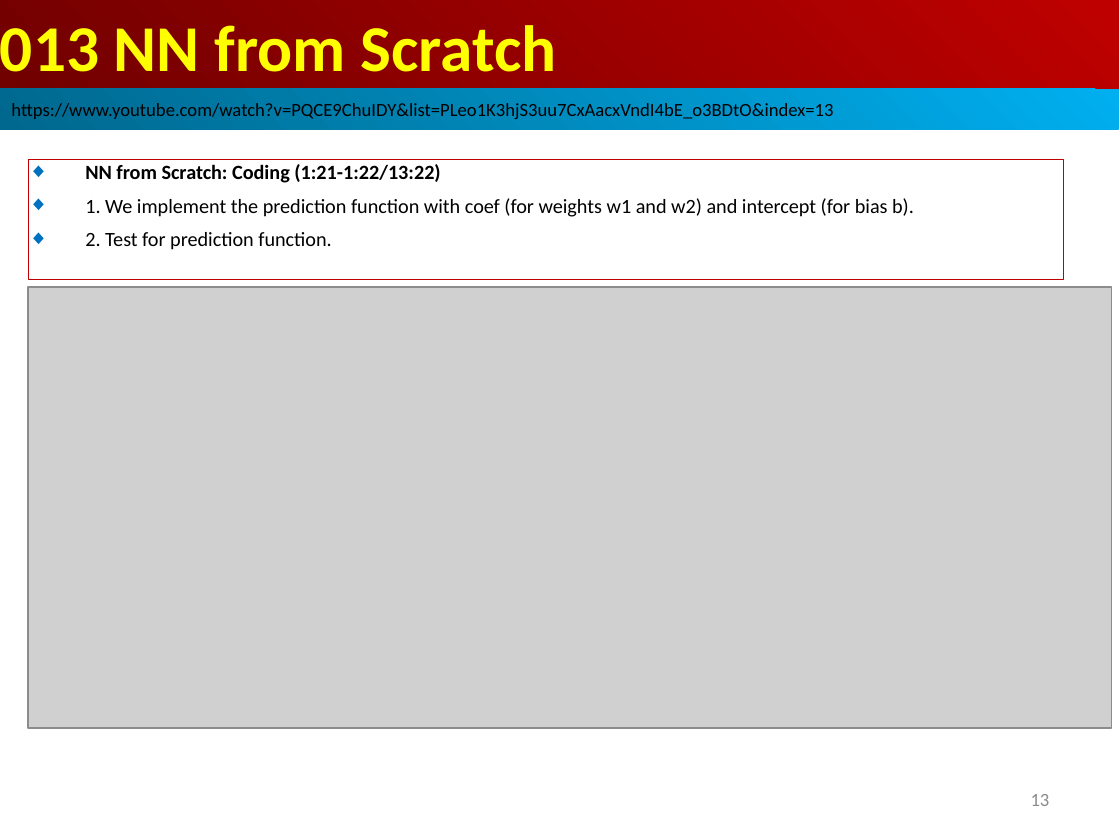
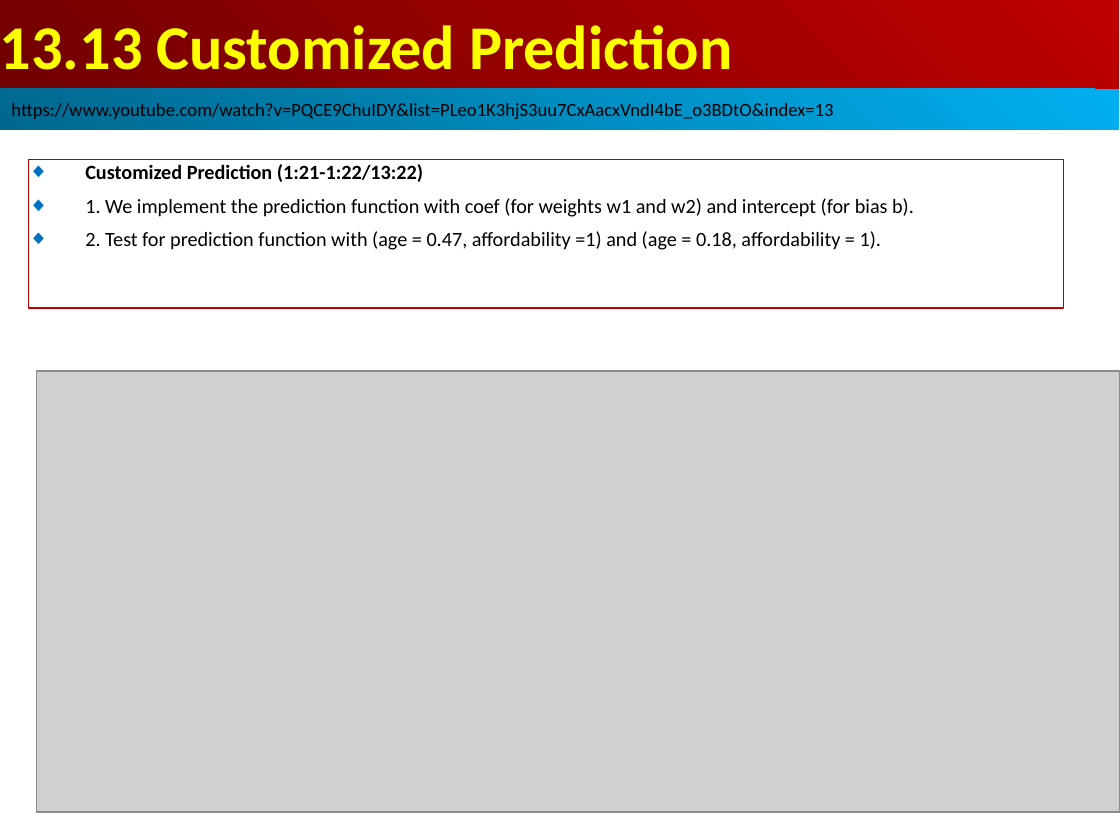
Before and after one commit to peterhchen/AIU_CS512_DL, a slide deck: slide 30 of 000_Lecture_Project/week04/01_Lecture/13_NN_Scratch.ppt (slide 13 before the commit). Drawn at 1120x840 pixels with LibreOffice and Linux fonts; fonts in the diff are those of the drawing; grey boxes stand for pictures. Boxes give left, top, right and bottom in pixels: in the first picture for what was removed or moved away, otherwise in the second. Text is boxed around its words. In the diff, an @@ line names an element or a change of style, - is before the commit and + after.

```diff
--- a/000_Lecture_Project/week04/01_Lecture/13_NN_Scratch.ppt
+++ b/000_Lecture_Project/week04/01_Lecture/13_NN_Scratch.ppt
@@ text in rectangle at <box>0,25,732,70</box>: text changed; size 42 to 40 pt @@
-013 NN from Scratch
+13.13 Customized Prediction
@@ rectangle "Customized Prediction (1:21-1:22/13:22)": place and size @@
-rectangle "Customized Prediction (1:21-1:22/13:22)" at <box>28,159,1063,280</box>
+rectangle "Customized Prediction (1:21-1:22/13:22)" at <box>28,159,1063,308</box>
@@ text in rectangle at <box>85,164,423,182</box>: text changed @@
-◆ NN from Scratch: Coding (1:21-1:22/13:22)
+◆ Customized Prediction (1:21-1:22/13:22)
@@ text in rectangle at <box>85,231,881,250</box>: text changed @@
-◆ 2. Test for prediction function.
+◆ 2. Test for prediction function with (age = 0.47, affordability =1) and (age = 0.18, affordability = 1).
@@ picture: place and size @@
-picture at <box>28,287,1112,728</box>
+picture at <box>36,371,1120,812</box>
@@ page number at <box>1031,811,1050,812</box>: text changed @@
-13
+30
```
Also in this commit, not shown: 16 other slides changed, 22 slides added, 1 slide removed.
